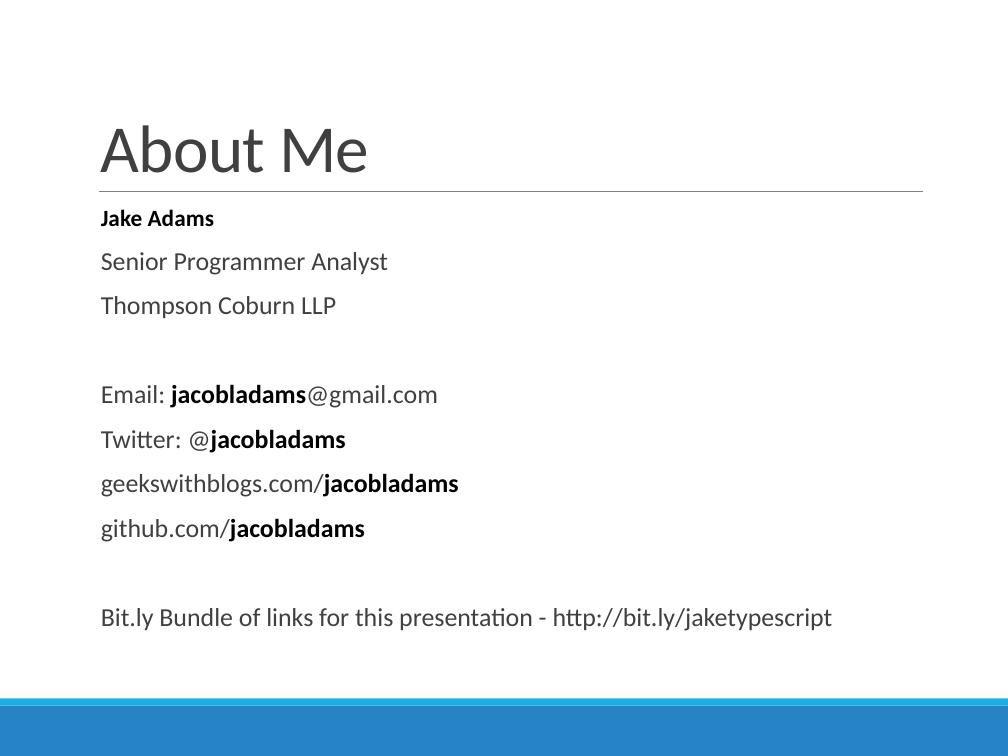
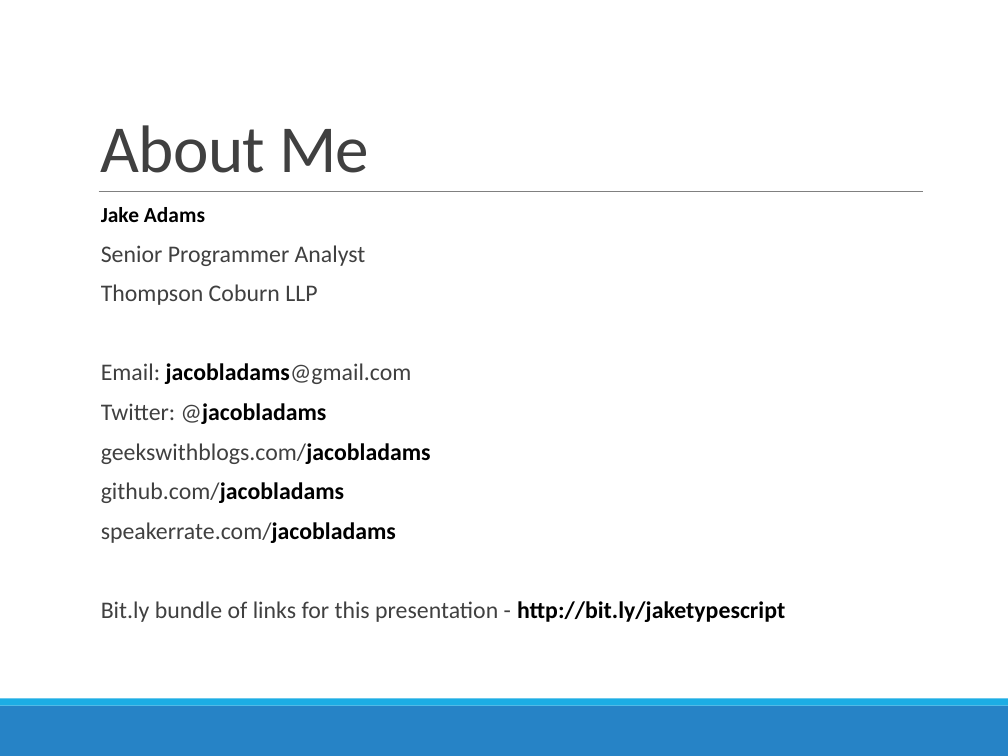
Before and after one commit to jacobladams/presentations, a slide deck: slide 2 of typescript/TypeScript - Beyond JavaScript.pptx (slide 3 before the commit). Drawn at 1008x756 pixels with LibreOffice and Linux fonts; fonts in the diff are those of the drawing. Boxes give left, top, right and bottom in pixels: in the first picture for what was removed or moved away, otherwise in the second. Text is boxed around its words. In the diff, an @@ line names an element or a change of style, - is before the commit and + after.

```diff
--- a/typescript/TypeScript - Beyond JavaScript.pptx
+++ b/typescript/TypeScript - Beyond JavaScript.pptx
@@ text at bbox=[101, 207, 431, 503]: size 16.6 to 15.3 pt in "Jake Adams"; size 18.5 to 17 pt in "Senior Programmer Analyst", "Thompson Coburn LLP", "Email: jacobladams@gmail.com", "Twitter: @jacobladams" and 2 more places; line spacing 0.8 to 0.7 @@
@@ text at bbox=[101, 522, 785, 622]: text changed; size 18.5 to 17 pt @@
-  Bit.ly Bundle of links for this presentation - http://bit.ly/jaketypescript
+  speakerrate.com/jacobladams
+  Bit.ly bundle of links for this presentation - http://bit.ly/jaketypescript
```
Also in this commit, not shown: 7 other slides changed, 1 slide removed, 12 other files.
